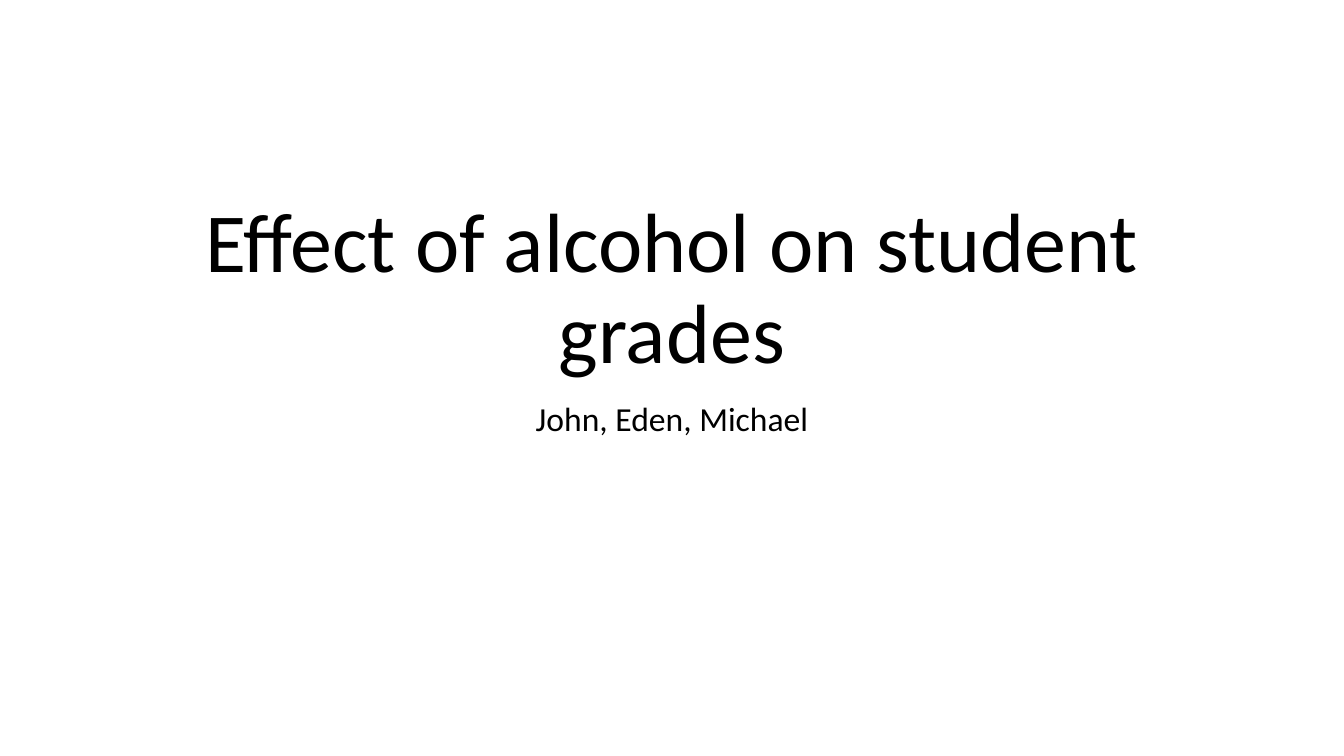
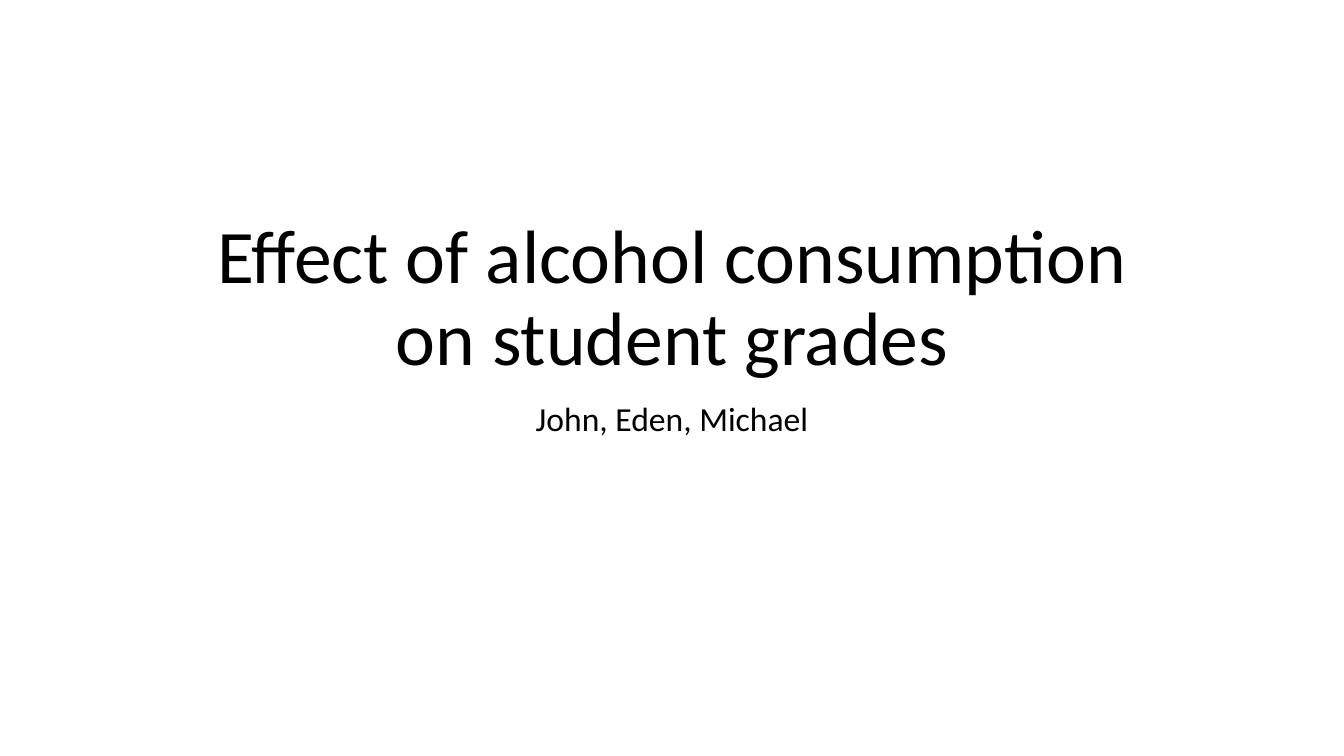
Before and after one commit to mschleiffarth/project3, a slide deck: slide 1 of Project 3.pptx. Drawn at 1344x756 pixels with LibreOffice and Linux fonts; fonts in the diff are those of the drawing; background and template pictures are left out. Boxes give left, top, right and bottom in pixels: in the first picture for what was removed or moved away, otherwise in the second. Text is boxed around its words. In the diff, an @@ line names an element or a change of style, - is before the commit and + after.

Commit message:
Added ppx title

```diff
--- a/Project 3.pptx
+++ b/Project 3.pptx
@@ title at [217, 230, 1127, 378]: text changed; size 60 to 54 pt @@
-Effect of alcohol on student grades
+Effect of alcohol consumption on student grades
```
